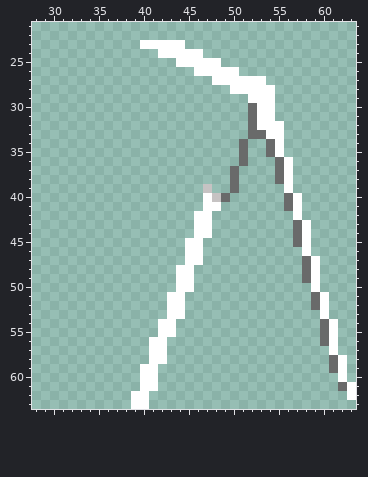
Two states of a pixel-art file, Assets/Sprites/Obstacles/Sidewalk Closed Baricade/sidewalk-closed-baricade.aseprite. The picture above was drawn from the file before the commit.
64x64 pixels, 1 frame. Shown: x 28..63, y 21..63.
After:
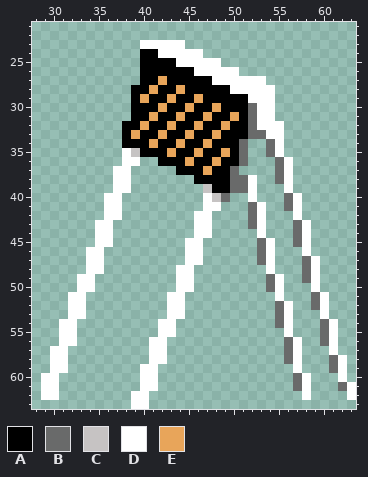
Palette (. is transparent): A #000000  B #696a6a  C #c6c3c3  D #ffffff  E #e8a55a
Diff:
{"change": "layer \"Background\" now shown"}
{"change": "layer \"Board\" now shown"}
{"where": "layers \"Board\", \"Background\""}
{"y":24,"x":40,"old":"..","new":"AA"}
{"y":25,"x":40,"old":"....","new":"AAAA"}
{"y":26,"x":40,"old":"......","new":"AAAAAA"}
{"y":27,"x":40,"old":"........","new":"AAEAAAAA"}
{"y":28,"x":39,"old":"...........","new":"AAEAAEAAAAA"}
{"y":29,"x":39,"old":".............","new":"AEAAEAAEAAAAA"}
{"y":30,"x":39,"old":".............","new":"AAAEAAEAAEAAA"}
{"y":31,"x":39,"old":".............","new":"AAEAAEAAEAAEA"}
{"y":32,"x":38,"old":"..............","new":"AAEAAEAAEAAEAA"}
{"y":33,"x":38,"old":"..............","new":"AEAAEAAEAAEAAA"}
{"y":34,"x":38,"old":".............","new":"AAAEAAEAAEAAA"}
{"y":35,"x":38,"old":".............","new":"DCAAAEAAEAAEA"}
{"y":36,"x":38,"old":"..","new":"DD"}
{"y":36,"x":42,"old":".........","new":"AAAEAAEAA"}
{"y":37,"x":37,"old":"..","new":"DD"}
{"y":37,"x":44,"old":"......","new":"AAAEAA"}
{"y":38,"x":37,"old":"..","new":"DD"}
{"y":38,"x":46,"old":"....","new":"AAAA"}
{"y":38,"x":51,"old":"..","new":"BD"}
{"y":39,"x":37,"old":"..","new":"DD"}
{"y":39,"x":48,"old":"..","new":"AA"}
{"y":39,"x":51,"old":"..","new":"BD"}
{"y":40,"x":36,"old":"..","new":"DD"}
{"y":40,"x":52,"old":".","new":"D"}
{"y":41,"x":36,"old":"..","new":"DD"}
{"y":41,"x":52,"old":"..","new":"BD"}
{"y":42,"x":36,"old":"..","new":"DD"}
{"y":42,"x":52,"old":"..","new":"BD"}
{"y":43,"x":35,"old":"..","new":"DD"}
{"y":43,"x":52,"old":"..","new":"BD"}
{"y":44,"x":35,"old":"..","new":"DD"}
{"y":44,"x":53,"old":".","new":"D"}
{"y":45,"x":35,"old":"..","new":"DD"}
{"y":45,"x":53,"old":"..","new":"BD"}
{"y":46,"x":34,"old":"..","new":"DD"}
{"y":46,"x":53,"old":"..","new":"BD"}
{"y":47,"x":34,"old":"..","new":"DD"}
{"y":47,"x":53,"old":"..","new":"BD"}
{"y":48,"x":34,"old":"..","new":"DD"}
{"y":48,"x":54,"old":".","new":"D"}
{"y":49,"x":33,"old":"..","new":"DD"}
{"y":49,"x":54,"old":"..","new":"BD"}
{"y":50,"x":33,"old":"..","new":"DD"}
{"y":50,"x":54,"old":"..","new":"BD"}
{"y":51,"x":32,"old":"..","new":"DD"}
{"y":51,"x":55,"old":".","new":"D"}
{"y":52,"x":32,"old":"..","new":"DD"}
{"y":52,"x":55,"old":"..","new":"BD"}
{"y":53,"x":32,"old":"..","new":"DD"}
{"y":53,"x":55,"old":"..","new":"BD"}
{"y":54,"x":31,"old":"..","new":"DD"}
{"y":54,"x":55,"old":"..","new":"BD"}
{"y":55,"x":31,"old":"..","new":"DD"}
{"y":55,"x":56,"old":".","new":"D"}
{"y":56,"x":31,"old":"..","new":"DD"}
{"y":56,"x":56,"old":"..","new":"BD"}
{"y":57,"x":30,"old":"..","new":"DD"}
{"y":57,"x":56,"old":"..","new":"BD"}
{"y":58,"x":30,"old":"..","new":"DD"}
{"y":58,"x":56,"old":"..","new":"BD"}
{"y":59,"x":30,"old":"..","new":"DD"}
{"y":59,"x":57,"old":".","new":"D"}
{"y":60,"x":29,"old":"..","new":"DD"}
{"y":60,"x":57,"old":"..","new":"BD"}
{"y":61,"x":29,"old":"..","new":"DD"}
{"y":61,"x":57,"old":"..","new":"BD"}
{"y":62,"x":29,"old":"..","new":"DD"}
{"y":62,"x":58,"old":".","new":"D"}
{"label":"added","picture_box":[41,49,311,400]}
